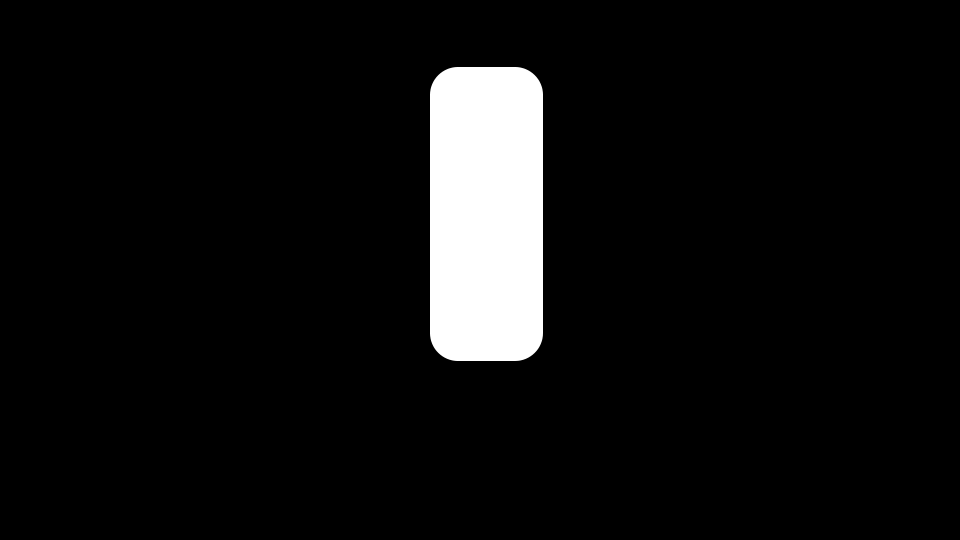
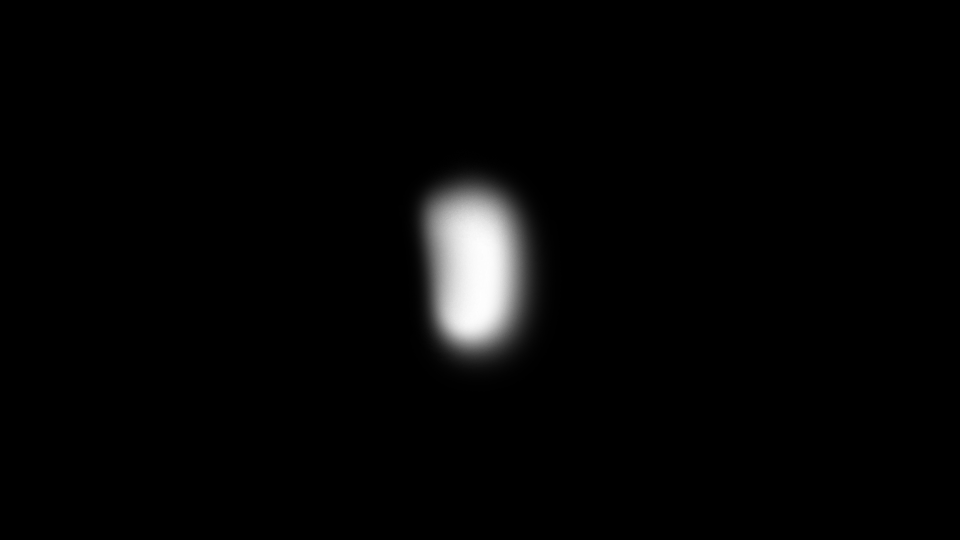
Layers edited between the first and the second 960 × 540 image:
added layer "DustParticle2.png" in group "Artboard 1" over [406, 149, 553, 382]
hid "Rectangle.png" over [430, 67, 543, 361]
